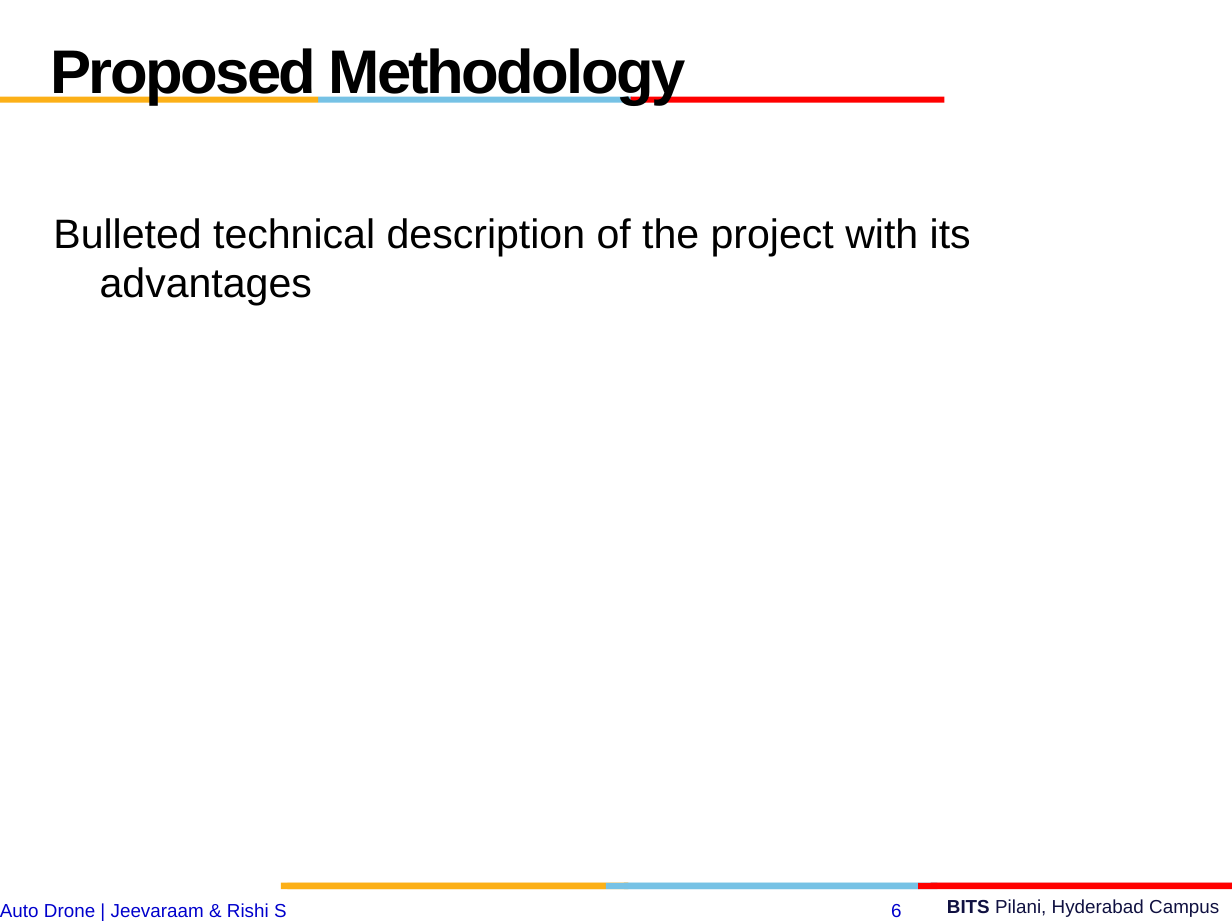
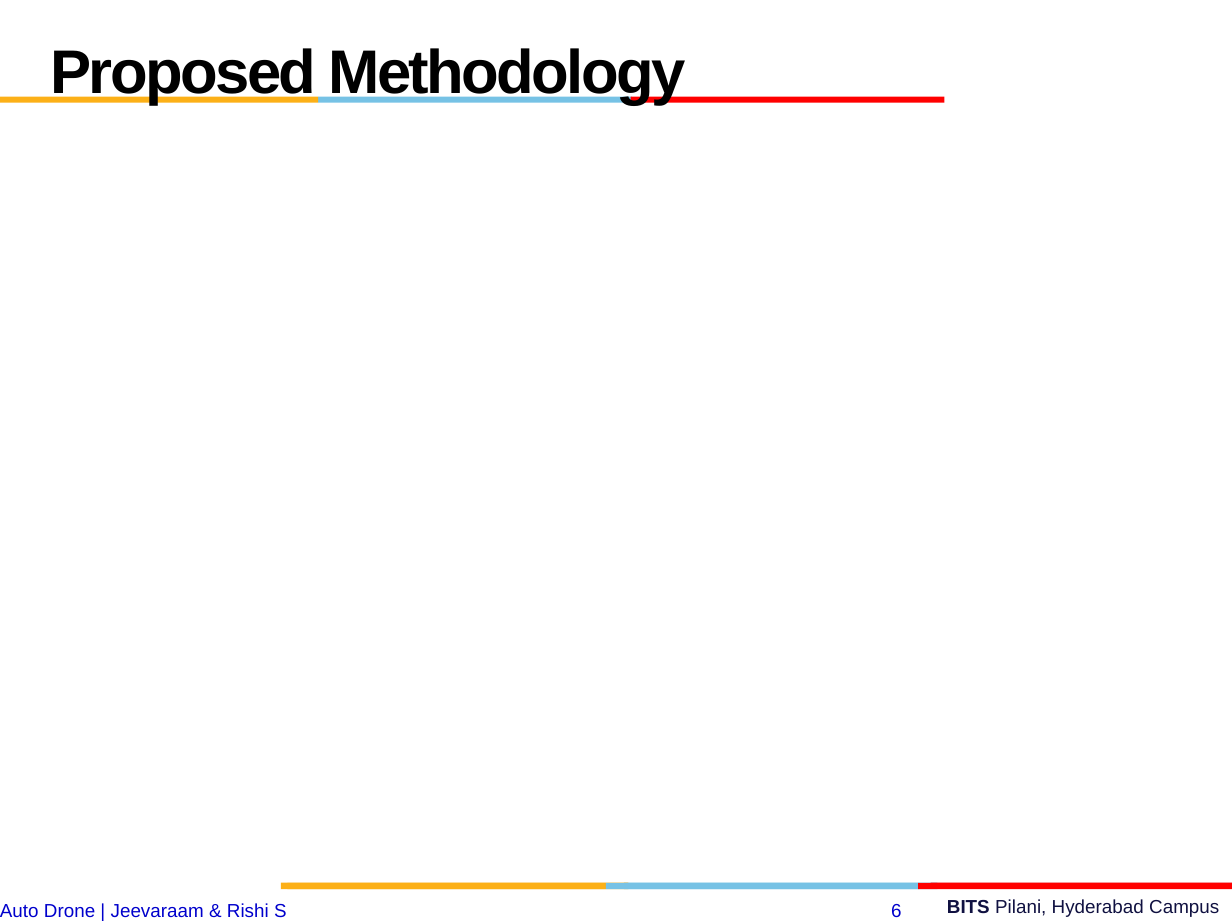
Before and after one commit to jeevaraam/AutoDrone, a slide deck: slide 6 of esd final.pptx. Drawn at 1232x924 pixels with LibreOffice and Linux fonts; fonts in the diff are those of the drawing; background and template pictures are left out. Boxes give left, top, right and bottom in pixels: in the first picture for what was removed or moved away, otherwise in the second. Text is boxed around its words. In the diff, an @@ line names an element or a change of style, - is before the commit and + after.

```diff
--- a/esd final.pptx
+++ b/esd final.pptx
@@ text removed at <box>53,218,971,306</box> @@
-Bulleted technical description of the project with its advantages
```
Also in this commit, not shown: 1 other slide changed, 2 slides added, 3 slides removed.
